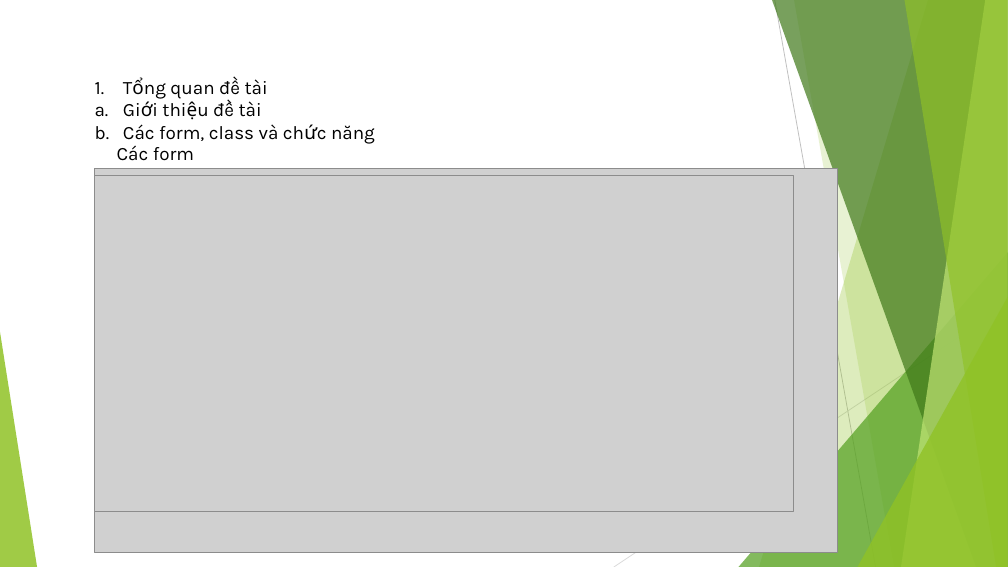
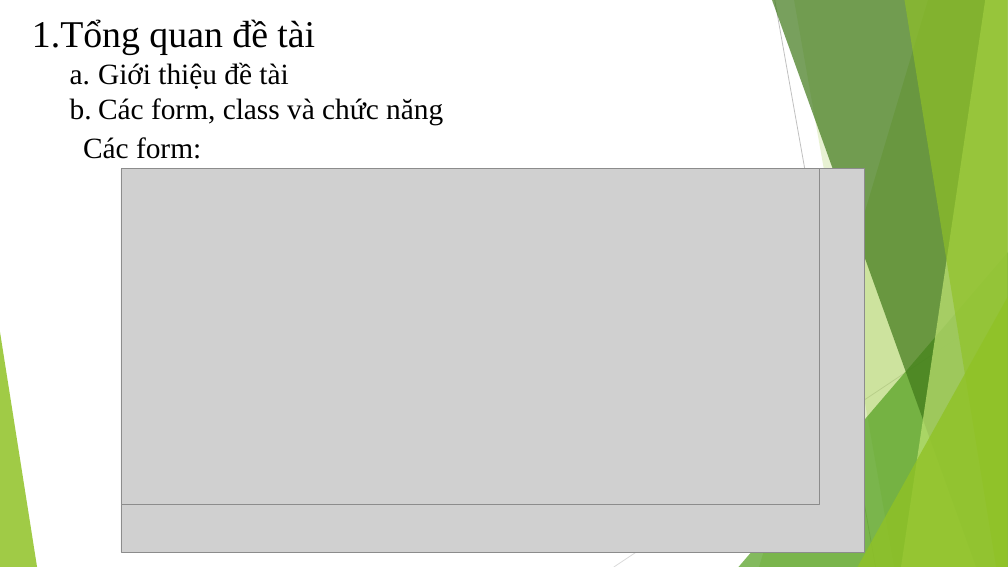
Before and after one commit to levanquoc123/DoAn1-QLTV-, a slide deck: slide 4 of doan1.pptx. Drawn at 1008x567 pixels with LibreOffice and Linux fonts; fonts in the diff are those of the drawing; grey boxes stand for pictures. Boxes give left, top, right and bottom in pixels: in the first picture for what was removed or moved away, otherwise in the second. Text is boxed around its words. In the diff, an @@ line names an element or a change of style, - is before the commit and + after.

```diff
--- a/doan1.pptx
+++ b/doan1.pptx
@@ text "Tổng quan đề tài": place and size @@
-text "Tổng quan đề tài" at [170, 79, 375, 144]
+text "Tổng quan đề tài" at [32, 19, 443, 125]
@@ text "Tổng quan đề tài" at [32, 19, 443, 125]: size 18 to 36 pt in "Tổng quan đề tài"; font Karla to Times New Roman; size 18 to 28 pt in "Giới thiệu đề tài", "Các form, class và chức năng"; list level 1 to 2 in "Giới thiệu đề tài"; list level 1 to 2 in "Các form, class và chức ..." @@
@@ text at [83, 137, 201, 159]: text changed; size 18 to 28 pt; font Karla to Times New Roman @@
-Các form
+Các form:
@@ picture: place and size @@
-picture at [95, 169, 838, 552]
+picture at [121, 169, 864, 552]
@@ picture: place and size @@
-picture at [95, 175, 793, 511]
+picture at [121, 169, 820, 504]
```
Also in this commit, not shown: 10 other slides changed.
